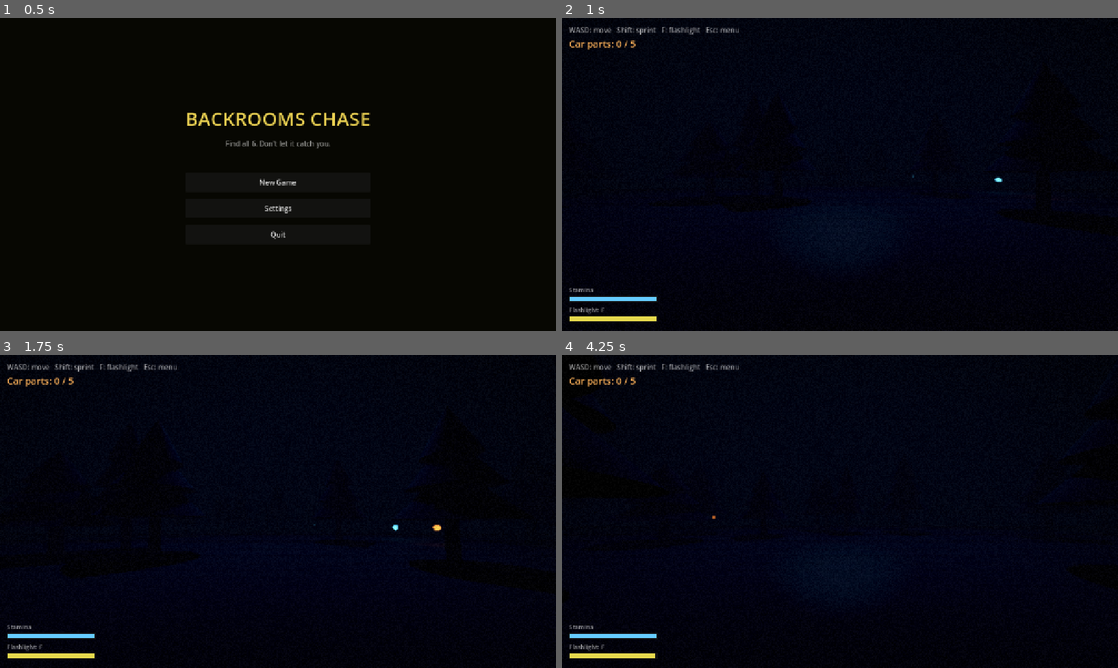
Above: before the commit, frames 1-4 (two rows, left to right).
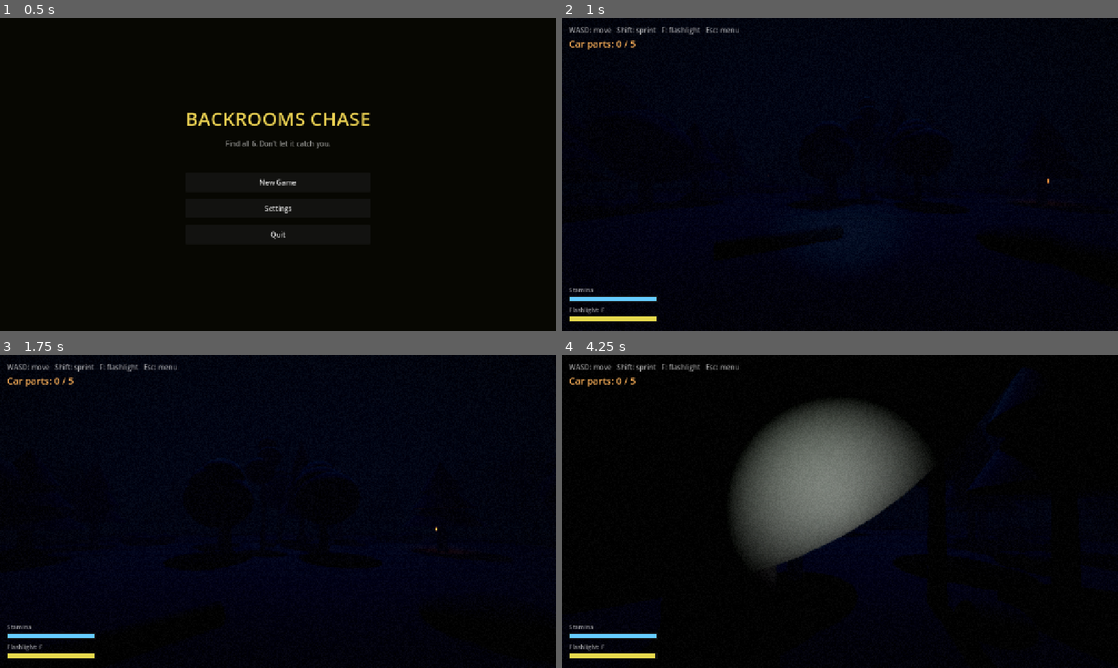
Above: after the commit, the same moments.

Repository: moorejasper060-oss/backrooms-chase
Game: Godot game, scene res://menu.tscn
The game is run twice, just before and just after one commit, with the same random seed, the same clock (stepped at 60 frames per second) and the same inputs.
Inputs (mouse positions are in pixels of both pictures, inside the frame that each line leads up to):
- Up to frame 1 (0.5 s): no input
- Up to frame 2 (1 s): click "New Game" at 0.5 s
- Up to frame 3 (1.75 s): tap Enter (ui_accept) at 1.25, 1.52 s; move the mouse to (305, 511) at 1.27 s; hold W (move_forward) from 1.28 s (still down); hold F (flashlight) from 1.28 s (still down)
- Up to frame 4 (4.25 s): keep holding W (move_forward); move the mouse to (812, 511) at 2.02 s; release F (flashlight) at 2.03 s; tap F (flashlight) at 2.1, 3.8 s; tap Enter (ui_accept) at 2.27, 3.77 s; move the mouse to (851, 505) at 2.77 s; hold F (flashlight) 2.78-3.53 s; tap E (interact) at 2.85 s; move the mouse to (834, 517) at 3.52 s; tap Shift (sprint) at 3.6 s

Frame 1 is identical in both runs. In frame 2, less than 0.1% of the frame differs, in the area x 37-88%, y 50-74%; in frame 3, less than 0.1%; in frame 4, 13%, in the area x 23-95%, y 14-80%.

Commit message:
Black entity + denser, more varied forest
- monster.gd: recolor the entity pitch-black (near-zero albedo) with a strong
  rim so it reads as a shadow silhouette in the dark woods instead of pale flesh.
- world_forest.gd: denser forest — trees 180->300, 2-cell-thick impassable
  border ring, plus two tree types (pines + broadleaf canopy blobs) and pure-
  visual ground clutter: ~320 bushes + ~60 fallen logs (no collision / no grid
  block, so they never trap the player or fragment pathfinding). Moon shadow
  distance trimmed to 45m to hold framerate with the extra geometry.

Measured ~58 FPS (vsync off) on the M2 with the denser scene.

Co-Authored-By: Claude Opus 4.8 (1M context) <noreply@anthropic.com>

Diff:
--- a/monster.gd
+++ b/monster.gd
@@ -286,17 +286,16 @@
 	if sk:
 		_deform_skeleton(sk)
 
-	# Sickly grey flesh. Subsurface scatter makes the flashlight glow through it;
-	# rim lets the silhouette catch a little light so it reads as a shape in the
-	# dark, not a flat cut-out.
+	# Pitch-black shadow figure. Near-zero albedo so it's a void in the fog; a
+	# strong rim lets the edges catch a sliver of moonlight/flashlight so the
+	# silhouette still reads instead of vanishing entirely.
 	var mat := StandardMaterial3D.new()
-	mat.albedo_color = Color(0.55, 0.5, 0.47)
-	mat.roughness = 0.6
+	mat.albedo_color = Color(0.02, 0.02, 0.025)
+	mat.roughness = 0.75
 	mat.metallic = 0.0
-	mat.subsurf_scatter_enabled = true
-	mat.subsurf_scatter_strength = 0.5
 	mat.rim_enabled = true
-	mat.rim = 0.3
+	mat.rim = 0.45
+	mat.rim_tint = 0.2
 	_recolor(_model, mat)
 
 	_anim = _find_anim_node(_model)
--- a/world_forest.gd
+++ b/world_forest.gd
@@ -10,7 +10,9 @@
 @export var cell_size := 3.0          # 40 * 3 = 120 m of forest
 @export var part_count := 5           # car parts to find
 @export var battery_count := 5        # flashlight batteries scattered
-@export var tree_count := 180         # scattered interior trees
+@export var tree_count := 300         # scattered interior trees (denser)
+@export var bush_count := 320         # ground-clutter bushes (decoration only)
+@export var log_count := 60           # fallen logs (decoration only)
 @export var forest_seed := 0          # 0 = random each run
 
 const PICKUP_SCENE := preload("res://pickup.tscn")
@@ -70,7 +72,8 @@
 		_rng.randomize()
 	_setup_environment()
 	_make_ground()
-	_scatter_trees()        # M1 — stubbed until tree assets land
+	_scatter_trees()
+	_scatter_decoration()   # bushes + logs (visual only, after trees)
 	_build_passages()
 	_reachable = _reachable_from(_spawn_cell)
 	_place_player()
@@ -123,7 +126,7 @@
 	moon.light_energy = 0.45
 	moon.rotation_degrees = Vector3(-58.0, 38.0, 0.0)
 	moon.shadow_enabled = true
-	moon.directional_shadow_max_distance = 70.0
+	moon.directional_shadow_max_distance = 45.0   # fog hides the far field; keeps shadow cost down with many trees
 	add_child(moon)
 
 func _make_ground() -> void:
@@ -143,38 +146,41 @@
 	var trunk_mat := StandardMaterial3D.new()
 	trunk_mat.albedo_color = Color(0.05, 0.04, 0.035)
 	trunk_mat.roughness = 1.0
-	var leaf_mat := StandardMaterial3D.new()
-	leaf_mat.albedo_color = Color(0.035, 0.055, 0.04)   # near-black pine in moonlight
-	leaf_mat.roughness = 1.0
-
-	# Dense border wall (keeps spawn corner itself clear of the ring).
+	var pine_mat := StandardMaterial3D.new()
+	pine_mat.albedo_color = Color(0.03, 0.05, 0.038)    # near-black pine
+	pine_mat.roughness = 1.0
+	var leafy_mat := StandardMaterial3D.new()
+	leafy_mat.albedo_color = Color(0.05, 0.07, 0.045)   # slightly greener broadleaf
+	leafy_mat.roughness = 1.0
+
+	# Dense impassable border wall (double ring for a solid edge you can't slip).
 	for x in cols:
 		for z in rows:
-			if x == 0 or x == cols - 1 or z == 0 or z == rows - 1:
-				_place_tree(Vector2i(x, z), trunk_mat, leaf_mat)
-
-	# Sparse interior trees
+			if x <= 1 or x >= cols - 2 or z <= 1 or z >= rows - 2:
+				_place_tree(Vector2i(x, z), trunk_mat, pine_mat, leafy_mat)
+
+	# Denser interior trees.
 	var placed := 0
 	var attempts := 0
 	while placed < tree_count and attempts < tree_count * 6:
 		attempts += 1
-		var cell := Vector2i(_rng.randi_range(1, cols - 2), _rng.randi_range(1, rows - 2))
+		var cell := Vector2i(_rng.randi_range(2, cols - 3), _rng.randi_range(2, rows - 3))
 		if _blocked.has(cell):
 			continue
 		if Vector2(cell.x - _spawn_cell.x, cell.y - _spawn_cell.y).length() < 4.0:
 			continue  # don't bury the player at spawn
-		_place_tree(cell, trunk_mat, leaf_mat)
+		_place_tree(cell, trunk_mat, pine_mat, leafy_mat)
 		placed += 1
 
-func _place_tree(cell: Vector2i, trunk_mat: Material, leaf_mat: Material) -> void:
+func _place_tree(cell: Vector2i, trunk_mat: Material, pine_mat: Material, leafy_mat: Material) -> void:
 	_block(cell)
 	var base := cell_to_world(cell)
 	var body := StaticBody3D.new()
-	body.position = Vector3(base.x + _rng.randf_range(-0.8, 0.8), 0.0, base.z + _rng.randf_range(-0.8, 0.8))
+	body.position = Vector3(base.x + _rng.randf_range(-0.9, 0.9), 0.0, base.z + _rng.randf_range(-0.9, 0.9))
 	body.rotation.y = _rng.randf_range(0.0, TAU)
 
-	var h := _rng.randf_range(4.5, 8.0)
-	var tr := _rng.randf_range(0.16, 0.30)
+	var h := _rng.randf_range(4.5, 8.5)
+	var tr := _rng.randf_range(0.16, 0.32)
 
 	var trunk := MeshInstance3D.new()
 	var cm := CylinderMesh.new()
@@ -186,17 +192,30 @@
 	trunk.position = Vector3(0.0, h * 0.25, 0.0)
 	body.add_child(trunk)
 
-	# Pine canopy: three stacked cones (cylinder with top_radius 0).
-	for i in 3:
-		var cone := MeshInstance3D.new()
-		var con := CylinderMesh.new()
-		con.top_radius = 0.0
-		con.bottom_radius = (1.8 - i * 0.45) * (tr / 0.22)
-		con.height = h * 0.34
-		cone.mesh = con
-		cone.material_override = leaf_mat
-		cone.position = Vector3(0.0, h * 0.45 + i * h * 0.2, 0.0)
-		body.add_child(cone)
+	if _rng.randf() < 0.6:
+		# Pine: three stacked cones (cylinder with top_radius 0).
+		for i in 3:
+			var cone := MeshInstance3D.new()
+			var con := CylinderMesh.new()
+			con.top_radius = 0.0
+			con.bottom_radius = (1.8 - i * 0.45) * (tr / 0.22)
+			con.height = h * 0.34
+			cone.mesh = con
+			cone.material_override = pine_mat
+			cone.position = Vector3(0.0, h * 0.45 + i * h * 0.2, 0.0)
+			body.add_child(cone)
+	else:
+		# Broadleaf: a cluster of dark canopy blobs.
+		for i in 3:
+			var blob := MeshInstance3D.new()
+			var sm := SphereMesh.new()
+			var br := (1.4 - i * 0.25) * (tr / 0.22)
+			sm.radius = br
+			sm.height = br * 1.7
+			blob.mesh = sm
+			blob.material_override = leafy_mat
+			blob.position = Vector3(_rng.randf_range(-0.5, 0.5), h * 0.6 + i * h * 0.12, _rng.randf_range(-0.5, 0.5))
+			body.add_child(blob)
 
 	var col := CollisionShape3D.new()
 	var sh := CylinderShape3D.new()
@@ -206,6 +225,51 @@
 	col.position = Vector3(0.0, h * 0.5, 0.0)
 	body.add_child(col)
 	add_child(body)
+
+## Pure-visual ground clutter for density — bushes + fallen logs. No collision
+## and no grid blocking, so they never trap the player or fragment pathfinding.
+func _scatter_decoration() -> void:
+	var bush_mat := StandardMaterial3D.new()
+	bush_mat.albedo_color = Color(0.04, 0.06, 0.04)
+	bush_mat.roughness = 1.0
+	var log_mat := StandardMaterial3D.new()
+	log_mat.albedo_color = Color(0.06, 0.045, 0.035)
+	log_mat.roughness = 1.0
+
+	var w := cols * cell_size
+	var d := rows * cell_size
+	for _i in bush_count:
+		_place_bush(Vector3(_rng.randf_range(2.0, w - 2.0), 0.0, _rng.randf_range(2.0, d - 2.0)), bush_mat)
+	for _i in log_count:
+		_place_log(Vector3(_rng.randf_range(3.0, w - 3.0), 0.0, _rng.randf_range(3.0, d - 3.0)), log_mat)
+
+func _place_bush(pos: Vector3, mat: Material) -> void:
+	var clumps := _rng.randi_range(1, 3)
+	for _i in clumps:
+		var mi := MeshInstance3D.new()
+		var sm := SphereMesh.new()
+		var r := _rng.randf_range(0.4, 0.95)
+		sm.radius = r
+		sm.height = r * 1.1
+		mi.mesh = sm
+		mi.material_override = mat
+		mi.position = pos + Vector3(_rng.randf_range(-0.6, 0.6), r * 0.45, _rng.randf_range(-0.6, 0.6))
+		mi.cast_shadow = GeometryInstance3D.SHADOW_CASTING_SETTING_OFF
+		add_child(mi)
+
+func _place_log(pos: Vector3, mat: Material) -> void:
+	var mi := MeshInstance3D.new()
+	var cm := CylinderMesh.new()
+	var r := _rng.randf_range(0.18, 0.3)
+	cm.top_radius = r
+	cm.bottom_radius = r
+	cm.height = _rng.randf_range(1.8, 3.4)
+	mi.mesh = cm
+	mi.material_override = mat
+	mi.position = pos + Vector3(0.0, r, 0.0)
+	mi.rotation = Vector3(0.0, _rng.randf_range(0.0, TAU), PI * 0.5)   # laid on its side
+	mi.cast_shadow = GeometryInstance3D.SHADOW_CASTING_SETTING_OFF
+	add_child(mi)
 
 func _block(cell: Vector2i) -> void:
 	if cell.x >= 0 and cell.x < cols and cell.y >= 0 and cell.y < rows:
